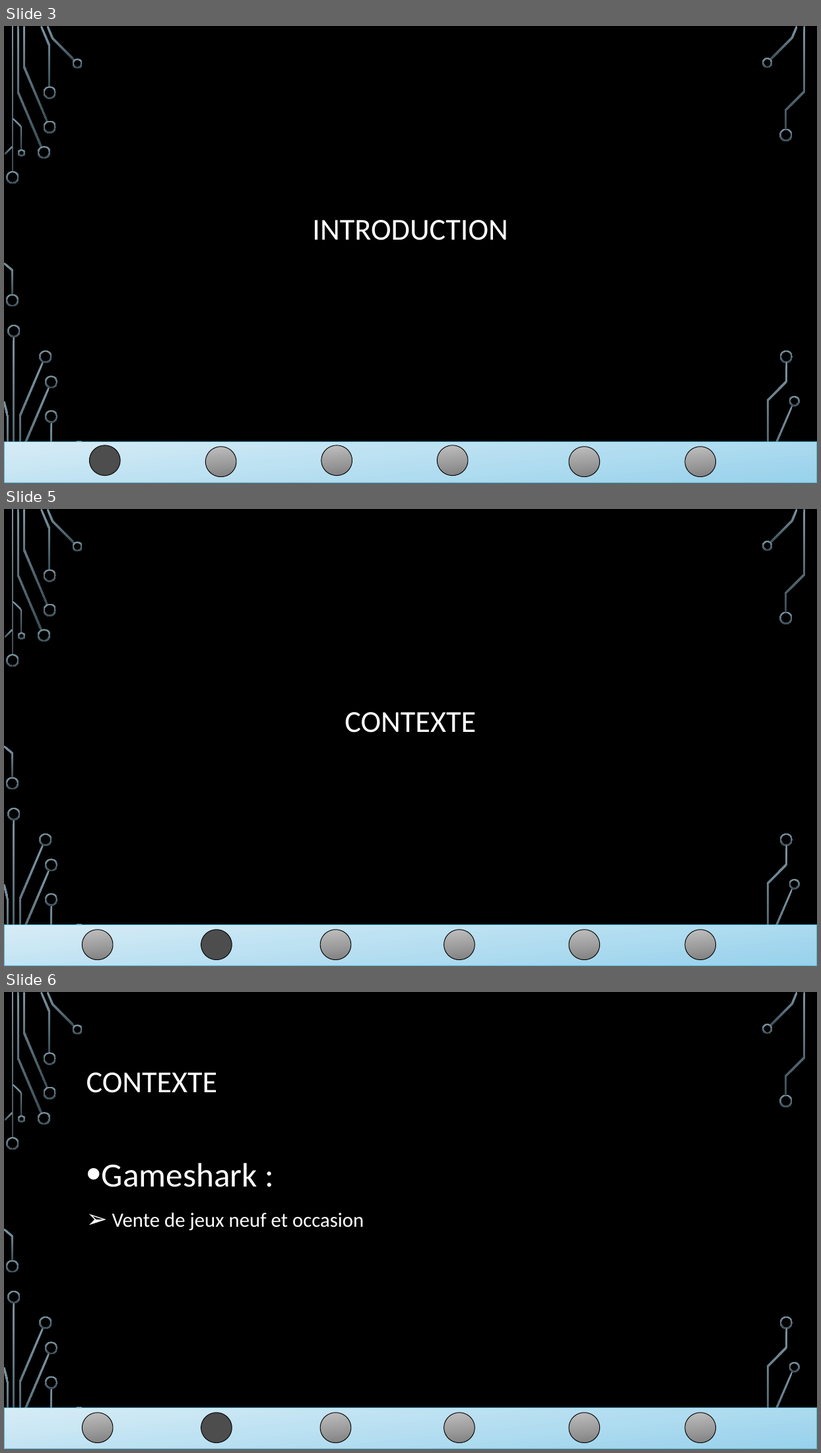
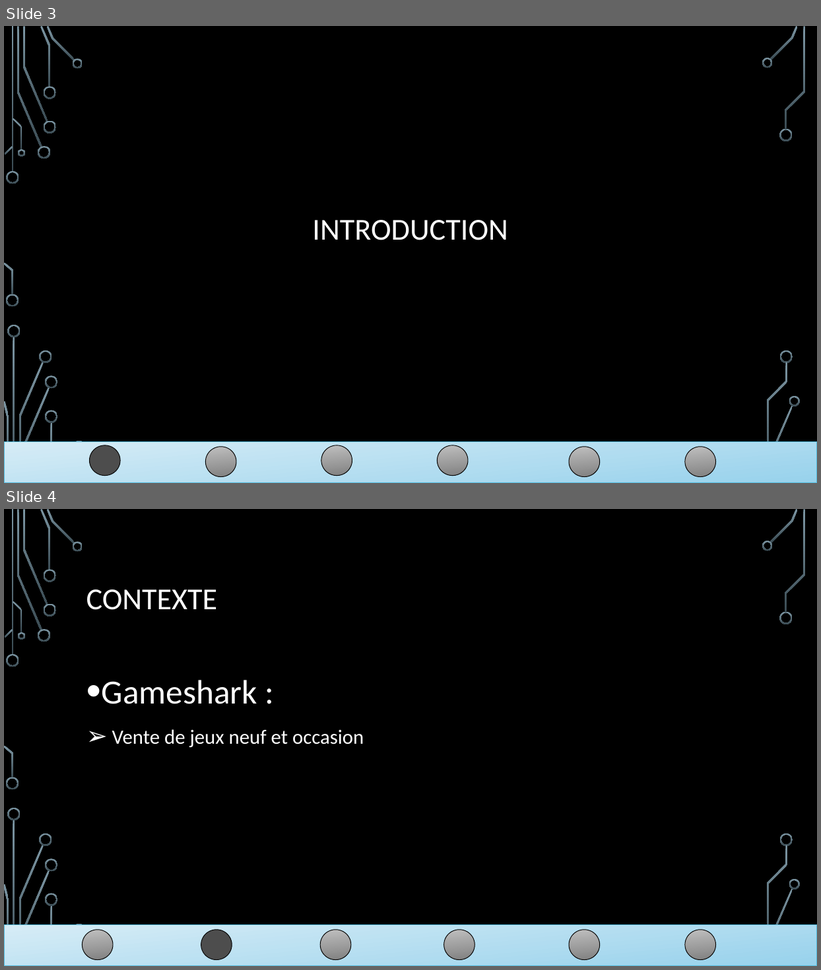
Before and after one commit to linh1902/gameshark, a slide deck: doc/ppt_gameshark.pptx. Shown one above the other, each under a label of ours: slides 3, 5 and 6 before the commit, slides 3 and 4 after it; the slides between them are not shown. The pictures are 821x1453 and 821x970 pixels, drawn with LibreOffice and Linux fonts; fonts in the diff are those of the drawing; background and template pictures are left out. Boxes give left, top, right and bottom in pixels: in the first picture for what was removed or moved away, otherwise in the second. Text is boxed around its words. In the diff, an @@ line names an element or a change of style, - is before the commit and + after.

```diff
--- a/doc/ppt_gameshark.pptx
+++ b/doc/ppt_gameshark.pptx
@@ slide 5 removed at (4,509,817,966), background picture (left out); not listed: 36 template elements that a slide beside it also shows @@
@@ title removed at (345,712,476,733) @@
-CONTEXTE
@@ rectangle removed at (4,925,817,966) @@
@@ ellipse removed at (82,930,113,960) @@
@@ ellipse removed at (201,930,232,960) @@
@@ ellipse removed at (321,930,351,960) @@
@@ ellipse removed at (444,930,475,960) @@
@@ ellipse removed at (569,930,599,960) @@
@@ ellipse removed at (685,930,716,960) @@
@@ what was slide 6 is now slide 4 @@
```
Also in this commit, not shown: 12 slides changed, 1 other slide removed, 6 other files.
